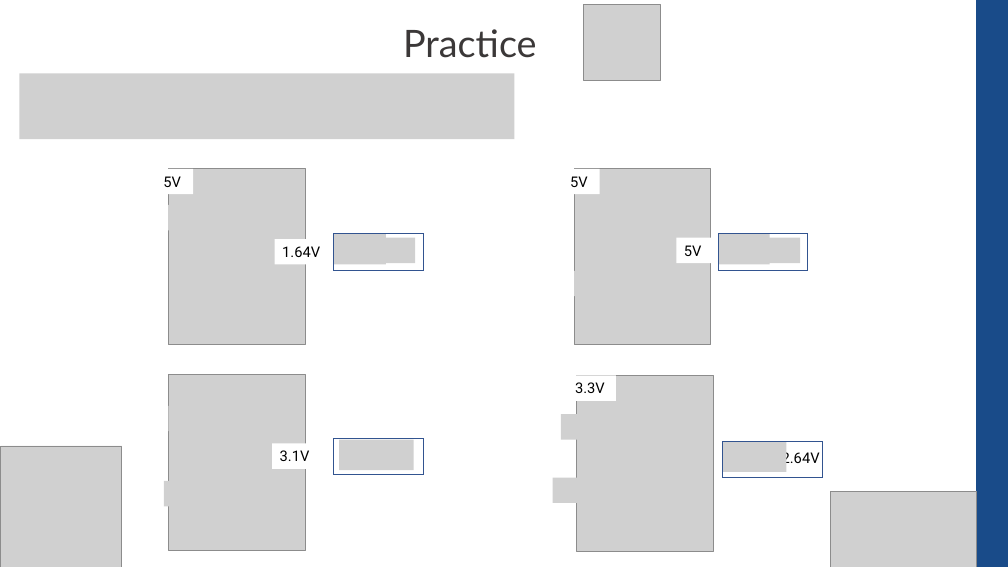
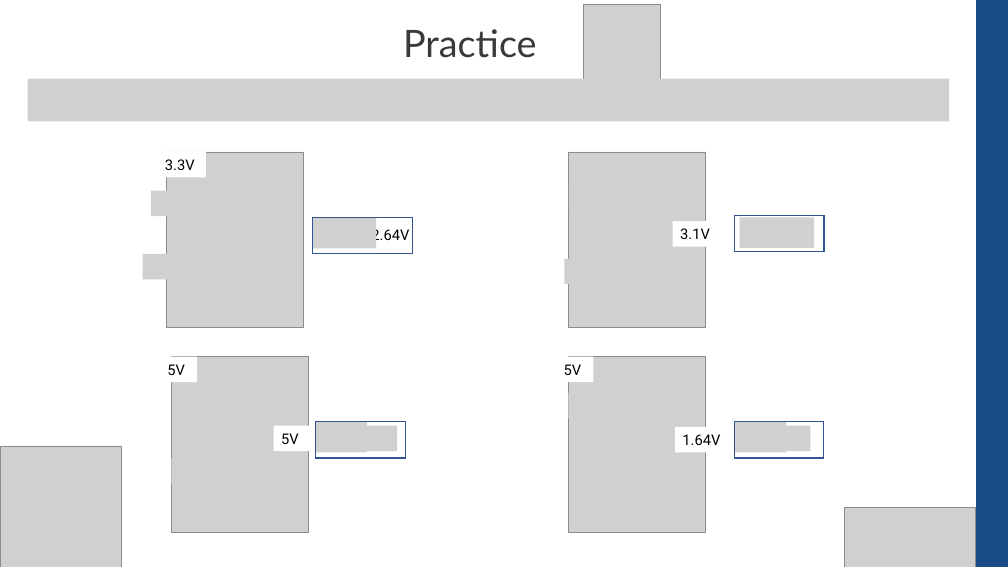
Before and after one commit to CompEng0001/IoT-and-Our-Schools-Environments-for-Education, a slide deck: slide 5 of Lessons/Sensors_101.pptx. Drawn at 1008x567 pixels with LibreOffice and Linux fonts; fonts in the diff are those of the drawing; grey boxes stand for pictures. Boxes give left, top, right and bottom in pixels: in the first picture for what was removed or moved away, otherwise in the second. Text is boxed around its words. In the diff, an @@ line names an element or a change of style, - is before the commit and + after.

```diff
--- a/Lessons/Sensors_101.pptx
+++ b/Lessons/Sensors_101.pptx
@@ picture: place and size @@
-picture at <box>20,73,515,139</box>
+picture at <box>28,79,950,122</box>
@@ 4 pictures, 2 rectangles, 1 text: place and size @@
-4 pictures, 2 rectangles, 1 text at <box>553,376,833,552</box>
+4 pictures, 2 rectangles, 1 text at <box>143,152,413,328</box>
@@ picture removed at <box>382,237,415,263</box> @@
@@ 3 pictures, 2 rectangles: place and size @@
-3 pictures, 2 rectangles at <box>164,374,424,551</box>
+3 pictures, 2 rectangles at <box>565,152,824,328</box>
@@ picture: place and size @@
-picture at <box>340,440,414,470</box>
+picture at <box>740,217,814,247</box>
@@ picture: place and size @@
-picture at <box>574,169,711,345</box>
+picture at <box>172,357,309,533</box>
@@ 3 rectangles, 2 pictures: place and size @@
-3 rectangles, 2 pictures at <box>563,169,808,270</box>
+3 rectangles, 2 pictures at <box>160,357,405,458</box>
@@ picture removed at <box>380,442,413,468</box> @@
@@ 3 pictures, 3 rectangles: place and size @@
-3 pictures, 3 rectangles at <box>156,169,424,345</box>
+3 pictures, 3 rectangles at <box>557,357,824,533</box>
@@ picture added at <box>777,426,811,451</box> @@
@@ picture: place and size @@
-picture at <box>574,271,628,296</box>
+picture at <box>172,459,225,485</box>
@@ picture: place and size @@
-picture at <box>830,492,977,567</box>
+picture at <box>845,507,975,567</box>
```
Also in this commit, not shown: 9 other slides changed.
